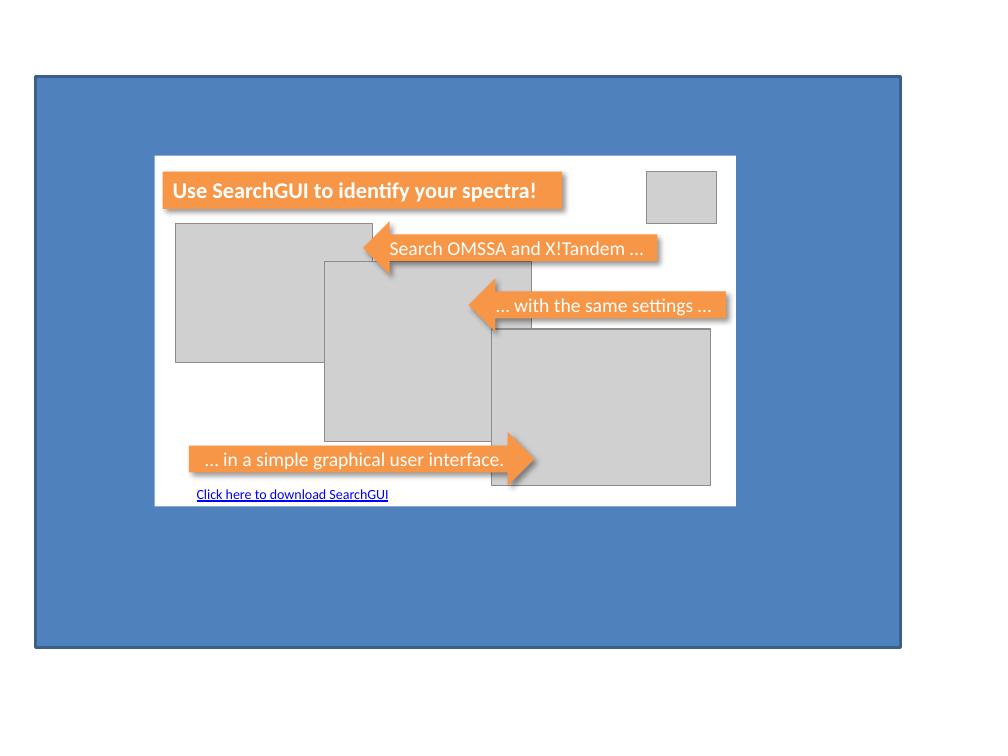
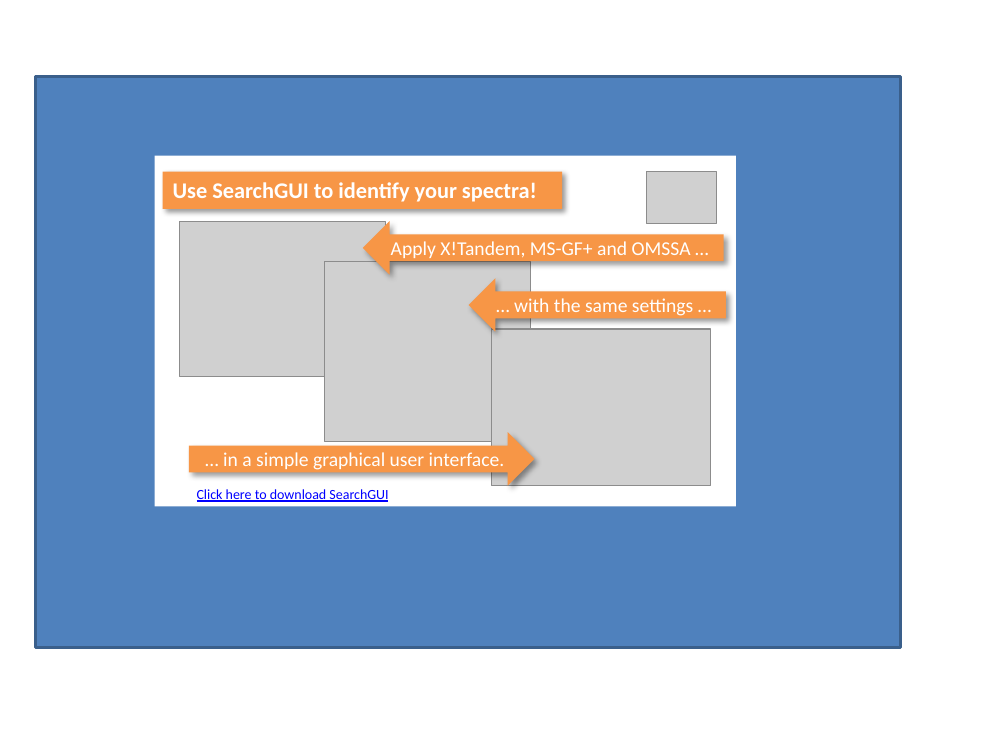
Before and after one commit to compomics/peptide-shaker, a slide deck: slide 2 of wiki/getting_started/getting_started.pptx. Drawn at 1008x756 pixels with LibreOffice and Linux fonts; fonts in the diff are those of the drawing; grey boxes stand for pictures. Boxes give left, top, right and bottom in pixels: in the first picture for what was removed or moved away, otherwise in the second. Text is boxed around its words. In the diff, an @@ line names an element or a change of style, - is before the commit and + after.

Commit message:
Updated the getting started slides where MS-GF+ is now also mentioned. Updated chapter 1.3 to include MS-GF+.

```diff
--- a/wiki/getting_started/getting_started.pptx
+++ b/wiki/getting_started/getting_started.pptx
@@ picture: place and size @@
-picture at bbox=[175, 224, 372, 363]
+picture at bbox=[179, 222, 385, 377]
@@ left arrow "Apply X!Tandem, MS-GF+ and OMSSA ...": place and size @@
-left arrow "Apply X!Tandem, MS-GF+ and OMSSA ..." at bbox=[363, 221, 657, 274]
+left arrow "Apply X!Tandem, MS-GF+ and OMSSA ..." at bbox=[363, 221, 724, 274]
@@ text in left arrow at bbox=[391, 241, 691, 258]: text changed @@
-Search OMSSA and X!Tandem …
+Apply X!Tandem, MS-GF+ and OMSSA …
```
Also in this commit, not shown: 2 other files.
